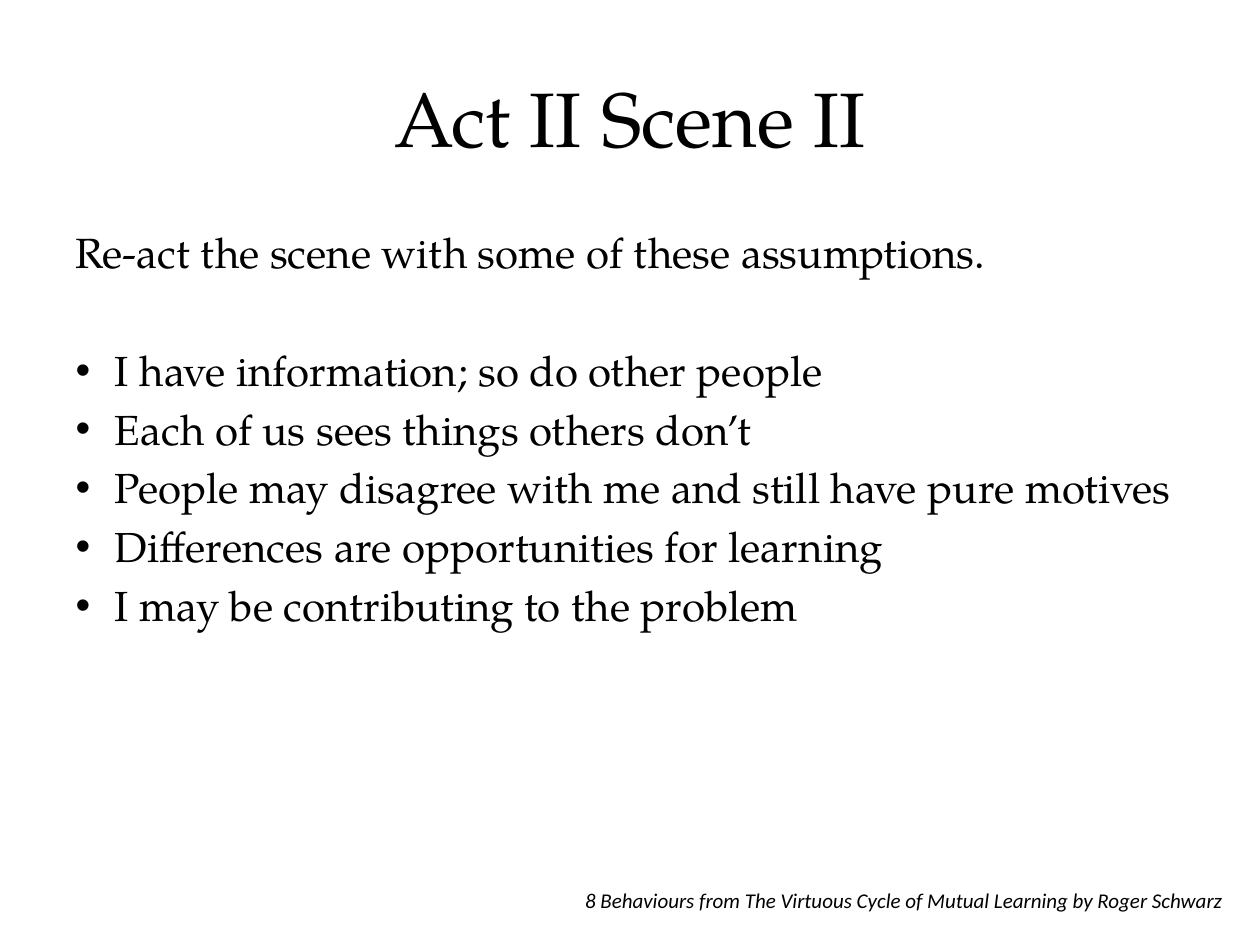
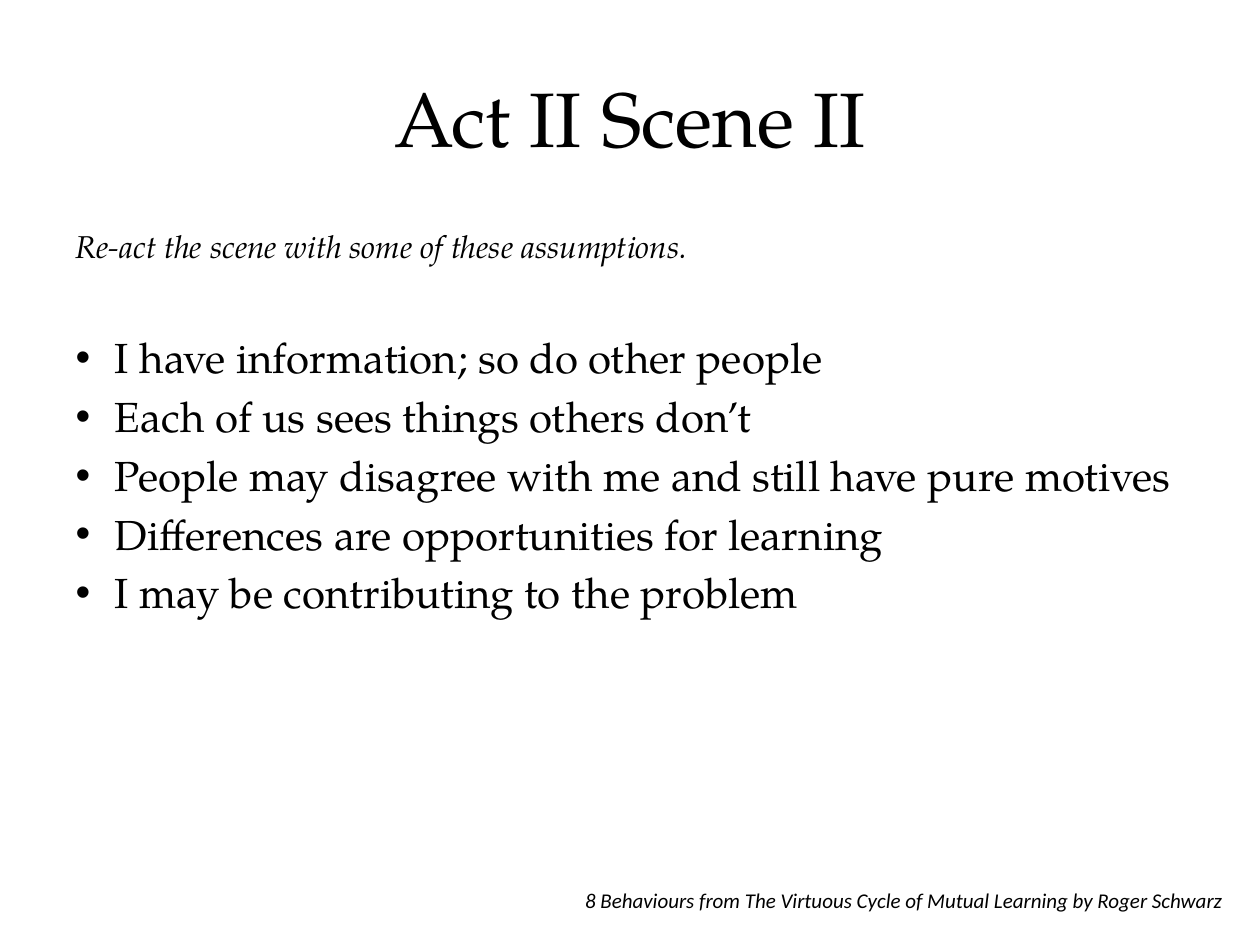
Before and after one commit to tumbarumba/effective-communication, a slide deck: slide 29 of The Fellowship of the Ring.pptx. Drawn at 1260x945 pixels with LibreOffice and Linux fonts; fonts in the diff are those of the drawing. Boxes give left, top, right and bottom in pixels: in the first picture for what was removed or moved away, otherwise in the second. Text is boxed around its words. In the diff, an @@ line names an element or a change of style, - is before the commit and + after.

```diff
--- a/The Fellowship of the Ring.pptx
+++ b/The Fellowship of the Ring.pptx
@@ text at [76, 235, 687, 267]: size 24 to 18 pt, italic on in "Re-act the scene with some of these ..."; less space between paragraphs @@
```
Also in this commit, not shown: 6 other slides changed, 1 slide added, 1 slide removed.
